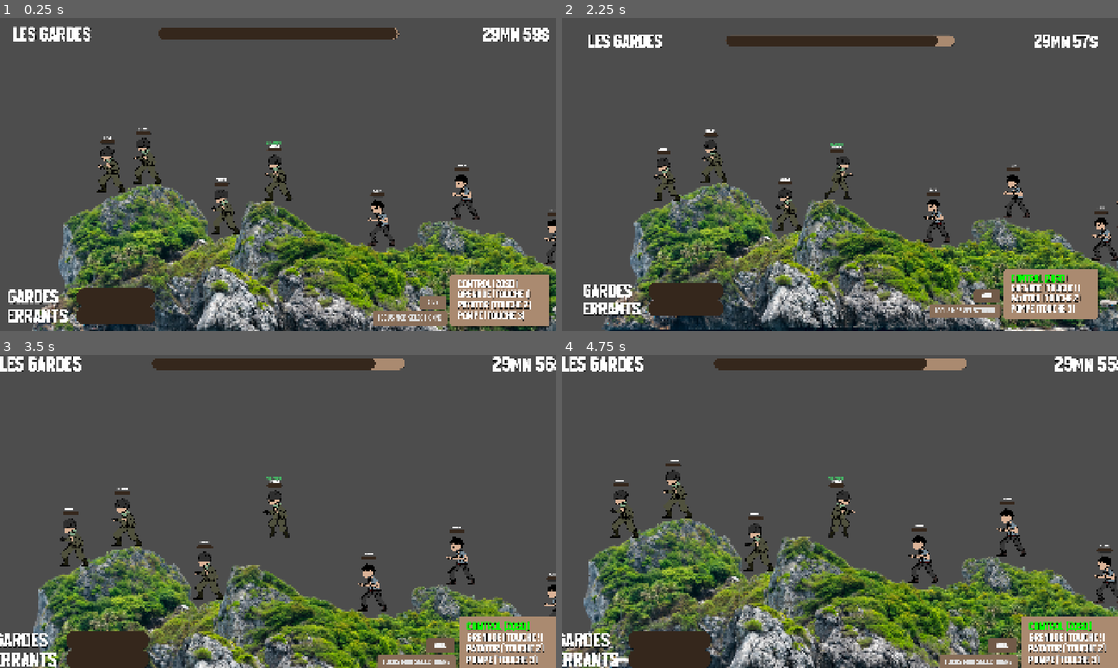
Above: before the commit, frames 1-4 (two rows, left to right).
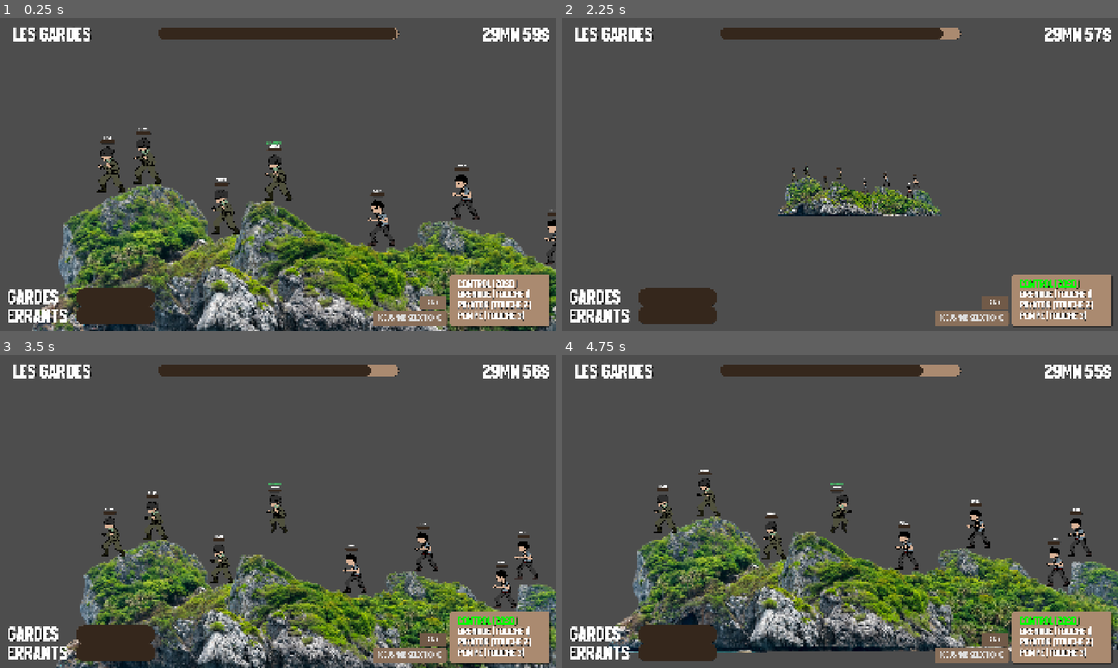
Above: after the commit, the same moments.

Repository: t0qen/baudo-game-jam-autumn
Game: Godot game, scene res://scenes/main.tscn
Two runs of this game, one before a commit and one after it. Both use one fixed random seed, a clock stepped at 60 frames per second and the inputs below. The engine's default icon, where the game draws it, is replaced by a stand-in: a white triangle on a blue panel in a dark square. Sound files missing from this copy of the repository are replaced by a short silence.
Inputs:
- Up to frame 1 (0.25 s): no input
- Up to frame 2 (2.25 s): click "FOCUS MOB SELECTIONNE" at 0.5 s; click "AIDE" at 1.25 s; hold D (right) from 2.03 s (still down); hold V (camera_zoom_down) from 2.03 s (still down)
- Up to frame 3 (3.5 s): tap Space (jump) at 2.27, 3.02 s; tap C (camera_zoom_up) at 2.3, 2.85 s; release D (right) at 2.78 s; release V (camera_zoom_down) at 2.78 s; hold A (left) from 2.78 s (still down); tap 3 (pompe) at 3.05 s
- Up to frame 4 (4.75 s): release A (left) at 3.53 s; hold V (camera_zoom_down) 3.53-4.28 s; hold D (right) from 3.53 s (still down); tap 3 (pompe) at 3.6 s; tap W (aim_left) at 4.35 s; tap Space (jump) at 4.52 s; tap C (camera_zoom_up) at 4.55 s

The runs differ from the first frame. In frame 1, 0.8% of the frame differs, in the area x 1-99%, y 2-99%; in frame 2, 33%; in frame 3, 29%; in frame 4, 36%, in the area x 0-100%, y 0-100%.
Error in both runs: Invalid call. Nonexistent function 'focus' in base 'Camera2D (camera_2d.gd)'. (res://scripts/main.gd:251)

Commit message:
camera buuuuuggggg fixeeeddd

Diff:
--- a/scenes/main.tscn
+++ b/scenes/main.tscn
@@ -110,6 +110,7 @@
 position = Vector2(5009, -896)
 
 [node name="Camera2D" type="Camera2D" parent="."]
+position = Vector2(4800, 2700)
 zoom = Vector2(0.2, 0.2)
 script = ExtResource("7_o6xl0")
 
@@ -117,15 +118,31 @@
 wait_time = 2.0
 one_shot = true
 
-[node name="UI" type="Control" parent="Camera2D"]
+[node name="partie" type="Timer" parent="."]
+wait_time = 15.0
+
+[node name="duree_totale" type="Timer" parent="."]
+one_shot = true
+
+[node name="InGame" type="AudioStreamPlayer" parent="."]
+stream = ExtResource("8_tipki")
+autoplay = true
+bus = &"Music"
+parameters/looping = true
+
+[node name="CanvasLayer" type="CanvasLayer" parent="."]
+scale = Vector2(0.2, 0.2)
+transform = Transform2D(0.2, 0, 0, 0.2, 0, 0)
+
+[node name="UI" type="Control" parent="CanvasLayer"]
 layout_mode = 3
-anchors_preset = 0
-offset_left = -4798.0
-offset_top = -2701.0
-offset_right = 4786.0
-offset_bottom = 2688.0
-
-[node name="ProgressBar" type="ProgressBar" parent="Camera2D/UI"]
+anchors_preset = 15
+anchor_right = 1.0
+anchor_bottom = 1.0
+grow_horizontal = 2
+grow_vertical = 2
+
+[node name="ProgressBar" type="ProgressBar" parent="CanvasLayer/UI"]
 layout_mode = 0
 offset_left = 2725.0
 offset_top = 177.0
@@ -134,7 +151,7 @@
 theme = ExtResource("7_85g3d")
 show_percentage = false
 
-[node name="gardes" type="ProgressBar" parent="Camera2D/UI"]
+[node name="gardes" type="ProgressBar" parent="CanvasLayer/UI"]
 layout_mode = 0
 offset_left = 1316.0
 offset_top = 4666.0
@@ -143,7 +160,7 @@
 theme = ExtResource("7_85g3d")
 show_percentage = false
 
-[node name="errants" type="ProgressBar" parent="Camera2D/UI"]
+[node name="errants" type="ProgressBar" parent="CanvasLayer/UI"]
 layout_mode = 0
 offset_left = 1316.0
 offset_top = 4980.0
@@ -152,7 +169,7 @@
 theme = ExtResource("7_85g3d")
 show_percentage = false
 
-[node name="Label" type="Label" parent="Camera2D/UI"]
+[node name="Label" type="Label" parent="CanvasLayer/UI"]
 layout_mode = 0
 offset_left = 217.0
 offset_top = 141.0
@@ -162,7 +179,7 @@
 text = "LES GARDES"
 label_settings = SubResource("LabelSettings_o6xl0")
 
-[node name="Label4" type="Label" parent="Camera2D/UI"]
+[node name="Label4" type="Label" parent="CanvasLayer/UI"]
 layout_mode = 0
 offset_left = 123.0
 offset_top = 4675.0
@@ -172,7 +189,7 @@
 text = "GARDES"
 label_settings = SubResource("LabelSettings_o6xl0")
 
-[node name="Label5" type="Label" parent="Camera2D/UI"]
+[node name="Label5" type="Label" parent="CanvasLayer/UI"]
 layout_mode = 0
 offset_left = 127.0
 offset_top = 5000.0
@@ -182,7 +199,7 @@
 text = "ERRANTS"
 label_settings = SubResource("LabelSettings_o6xl0")
 
-[node name="Label6" type="Label" parent="Camera2D/UI"]
+[node name="Label6" type="Label" parent="CanvasLayer/UI"]
 layout_mode = 0
 offset_left = 8320.0
 offset_top = 140.0
@@ -192,7 +209,7 @@
 text = "29 MN 49"
 label_settings = SubResource("LabelSettings_o6xl0")
 
-[node name="armes" type="Panel" parent="Camera2D/UI"]
+[node name="armes" type="Panel" parent="CanvasLayer/UI"]
 layout_mode = 0
 offset_left = 7770.0
 offset_top = 4421.0
@@ -200,7 +217,7 @@
 offset_bottom = 5323.0
 theme = ExtResource("7_85g3d")
 
-[node name="pompe" type="Label" parent="Camera2D/UI/armes"]
+[node name="pompe" type="Label" parent="CanvasLayer/UI/armes"]
 layout_mode = 0
 offset_left = 128.0
 offset_top = 641.0
@@ -210,7 +227,7 @@
 text = "POMPE (TOUCHE 3)"
 label_settings = SubResource("LabelSettings_choun")
 
-[node name="control" type="Label" parent="Camera2D/UI/armes"]
+[node name="control" type="Label" parent="CanvasLayer/UI/armes"]
 layout_mode = 0
 offset_left = 128.0
 offset_top = 91.0
@@ -220,7 +237,7 @@
 text = "CONTROL (ZQSD)"
 label_settings = SubResource("LabelSettings_choun")
 
-[node name="patator" type="Label" parent="Camera2D/UI/armes"]
+[node name="patator" type="Label" parent="CanvasLayer/UI/armes"]
 layout_mode = 0
 offset_left = 128.0
 offset_top = 452.0
@@ -230,7 +247,7 @@
 text = "PAtATOR (TOUCHE 2)"
 label_settings = SubResource("LabelSettings_choun")
 
-[node name="grenade" type="Label" parent="Camera2D/UI/armes"]
+[node name="grenade" type="Label" parent="CanvasLayer/UI/armes"]
 layout_mode = 0
 offset_left = 134.0
 offset_top = 268.0
@@ -240,7 +257,7 @@
 text = "GRENADE (TOUCHE !)"
 label_settings = SubResource("LabelSettings_choun")
 
-[node name="focus" type="Button" parent="Camera2D/UI"]
+[node name="focus" type="Button" parent="CanvasLayer/UI"]
 layout_mode = 0
 offset_left = 6427.0
 offset_top = 5066.0
@@ -252,7 +269,7 @@
 theme_override_font_sizes/font_size = 130
 text = "FOCUS MOB SELECTIONNE"
 
-[node name="aide" type="Button" parent="Camera2D/UI"]
+[node name="aide" type="Button" parent="CanvasLayer/UI"]
 layout_mode = 0
 offset_left = 7230.0
 offset_top = 4791.0
@@ -265,7 +282,7 @@
 text = "AIDE
 "
 
-[node name="ColorRect" type="ColorRect" parent="Camera2D/UI"]
+[node name="ColorRect" type="ColorRect" parent="CanvasLayer/UI"]
 process_mode = 3
 visible = false
 layout_mode = 0
@@ -275,7 +292,7 @@
 offset_bottom = 3756.0
 color = Color(0, 0, 0, 1)
 
-[node name="Label2" type="Label" parent="Camera2D/UI/ColorRect"]
+[node name="Label2" type="Label" parent="CanvasLayer/UI/ColorRect"]
 layout_mode = 0
 offset_left = -251.0
 offset_top = 136.0
@@ -286,7 +303,7 @@
 label_settings = SubResource("LabelSettings_tipki")
 horizontal_alignment = 1
 
-[node name="Button" type="Button" parent="Camera2D/UI/ColorRect"]
+[node name="Button" type="Button" parent="CanvasLayer/UI/ColorRect"]
 process_mode = 3
 layout_mode = 0
 offset_left = 1416.0
@@ -297,20 +314,8 @@
 theme_override_font_sizes/font_size = 400
 text = "C'EST BON"
 
-[node name="partie" type="Timer" parent="."]
-wait_time = 15.0
-
-[node name="duree_totale" type="Timer" parent="."]
-one_shot = true
-
-[node name="InGame" type="AudioStreamPlayer" parent="."]
-stream = ExtResource("8_tipki")
-autoplay = true
-bus = &"Music"
-parameters/looping = true
-
 [connection signal="timeout" from="Camera2D/Timer" to="Camera2D" method="_on_timer_timeout"]
-[connection signal="pressed" from="Camera2D/UI/focus" to="." method="_on_focus_pressed"]
-[connection signal="pressed" from="Camera2D/UI/ColorRect/Button" to="." method="_on_button_pressed"]
 [connection signal="timeout" from="partie" to="." method="_on_partie_timeout"]
 [connection signal="timeout" from="duree_totale" to="." method="_on_duree_totale_timeout"]
+[connection signal="pressed" from="CanvasLayer/UI/focus" to="." method="_on_focus_pressed"]
+[connection signal="pressed" from="CanvasLayer/UI/ColorRect/Button" to="." method="_on_button_pressed"]
--- a/scripts/camera_2d.gd
+++ b/scripts/camera_2d.gd
@@ -1,7 +1,7 @@
 extends Camera2D
 
-@export var deplacement : float = 40
-@export var zoomForce : float = 0.01
+@export var deplacement : float = 80
+@export var zoomForce : float = 0.03
 @onready var timer: Timer = $Timer
 
 var base_zoom : Vector2 = Vector2(0.2, 0.2)
@@ -19,7 +19,7 @@
 	zoom.y = 0.2
 
 func _process(delta: float) -> void:
-	pass
+	print(zoom)
 
 func _physics_process(delta: float) -> void:
 	var movementsVect : Vector2 = Input.get_vector("camera_left", "camera_right", "camera_up", "camera_down")
@@ -32,11 +32,14 @@
 	if	can_focus:
 		global_position = BiduleManager.get_mob_position()
 
-	if Input.is_action_just_pressed("camera_zoom_up"):
+	if Input.is_action_pressed("camera_zoom_up"):
 		zoom += Vector2(zoomForce, zoomForce)
-	if Input.is_action_just_pressed("camera_zoom_down"):
+		if zoom > Vector2(0.86, 0.86):
+			zoom = Vector2(0.86, 0.86)
+	if Input.is_action_pressed("camera_zoom_down"):
 		zoom -= Vector2(zoomForce, zoomForce)
-
+		if zoom < Vector2(0.05, 0.05):
+			zoom = Vector2(0.05, 0.05)
 
 func _on_timer_timeout() -> void:
 	print("TRUEEEEEE")
--- a/scripts/main.gd
+++ b/scripts/main.gd
@@ -100,45 +100,45 @@
 	#print("FINISHED")
 
 func update_mob_action(action):
-	$Camera2D/UI/armes/pompe.modulate = Color("white")
-	$Camera2D/UI/armes/control.modulate = Color("white")
-	$Camera2D/UI/armes/patator.modulate = Color("white")
-	$Camera2D/UI/armes/grenade.modulate = Color("white")
+	$CanvasLayer/UI/armes/pompe.modulate = Color("white")
+	$CanvasLayer/UI/armes/control.modulate = Color("white")
+	$CanvasLayer/UI/armes/patator.modulate = Color("white")
+	$CanvasLayer/UI/armes/grenade.modulate = Color("white")
 
 	match action:
 		"pompe":
-			$Camera2D/UI/armes/pompe.modulate = Color("green")
+			$CanvasLayer/UI/armes/pompe.modulate = Color("green")
 		"control":
-			$Camera2D/UI/armes/control.modulate = Color("green")
+			$CanvasLayer/UI/armes/control.modulate = Color("green")
 		"patator":
-			$Camera2D/UI/armes/patator.modulate = Color("green")
+			$CanvasLayer/UI/armes/patator.modulate = Color("green")
 		"grenade":
-			$Camera2D/UI/armes/grenade.modulate = Color("green")
+			$CanvasLayer/UI/armes/grenade.modulate = Color("green")
 
 
 
 func update_partie_duree_pb():
-	$Camera2D/UI/ProgressBar.value = $partie.time_left
+	$CanvasLayer/UI/ProgressBar.value = $partie.time_left
 
 func initialize_ui():
-	$Camera2D/UI/ProgressBar.max_value = current_timer_time
-	$Camera2D/UI/ProgressBar.value = $Camera2D/UI/ProgressBar.max_value
-	$Camera2D/UI/Label.text = "LES GARDES"
-
-	$Camera2D/UI/gardes.max_value = VarBidules.base_life * VarBidules.nbr_gardes
-	$Camera2D/UI/gardes.value = $Camera2D/UI/gardes.max_value
-	$Camera2D/UI/errants.max_value = VarBidules.base_life * VarBidules.nbr_errants
-	$Camera2D/UI/errants.value = $Camera2D/UI/errants.max_value
+	$CanvasLayer/UI/ProgressBar.max_value = current_timer_time
+	$CanvasLayer/UI/ProgressBar.value = $CanvasLayer/UI/ProgressBar.max_value
+	$CanvasLayer/UI/Label.text = "LES GARDES"
+
+	$CanvasLayer/UI/gardes.max_value = VarBidules.base_life * VarBidules.nbr_gardes
+	$CanvasLayer/UI/gardes.value = $CanvasLayer/UI/gardes.max_value
+	$CanvasLayer/UI/errants.max_value = VarBidules.base_life * VarBidules.nbr_errants
+	$CanvasLayer/UI/errants.value = $CanvasLayer/UI/errants.max_value
 
 func update_total_life_pb():
 	var total_life_gardes : int
 	for i in $team_container/team_gardes.get_children():
 		total_life_gardes = total_life_gardes + i.current_life
-	$Camera2D/UI/gardes.value = total_life_gardes
+	$CanvasLayer/UI/gardes.value = total_life_gardes
 	var total_life_errants : int
 	for i in $team_container/team_errants.get_children():
 		total_life_errants = total_life_errants + i.current_life
-	$Camera2D/UI/errants.value = total_life_errants
+	$CanvasLayer/UI/errants.value = total_life_errants
 
 func _process(delta: float) -> void:
 	update_partie_duree_pb()
@@ -150,7 +150,7 @@
 	pass
 
 func update_temps_restant():
-	$Camera2D/UI/Label6.text = str(int($duree_totale.time_left / 60)) + "mn " + str(int($duree_totale.time_left) % 60) + "s"
+	$CanvasLayer/UI/Label6.text = str(int($duree_totale.time_left / 60)) + "mn " + str(int($duree_totale.time_left) % 60) + "s"
 
 
 func update_mob_array(): # actualise les errants et les gardes dans le tableau
@@ -189,7 +189,7 @@
 	print("GAME UPDATED")
 	change_playing_team()
 	select_mob()
-	$Camera2D/UI/ColorRect.show()
+	$CanvasLayer/UI/ColorRect.show()
 	get_tree().paused = true
 
 
@@ -197,10 +197,10 @@
 func change_playing_team(): # quelle team joue
 	if current_playing_team == TEAM.A:
 		current_playing_team = TEAM.B
-		$Camera2D/UI/Label.text = "LES ERRANTS"
+		$CanvasLayer/UI/Label.text = "LES ERRANTS"
 	else:
 		current_playing_team = TEAM.A
-		$Camera2D/UI/Label.text = "GARDES"
+		$CanvasLayer/UI/Label.text = "GARDES"
 
 func select_mob(): # on regarde quel bidule doit jouer
 	update_mob_array()
@@ -266,5 +266,5 @@
 
 
 func _on_button_pressed() -> void:
-	$Camera2D/UI/ColorRect.hide()
+	$CanvasLayer/UI/ColorRect.hide()
 	get_tree().paused = false
